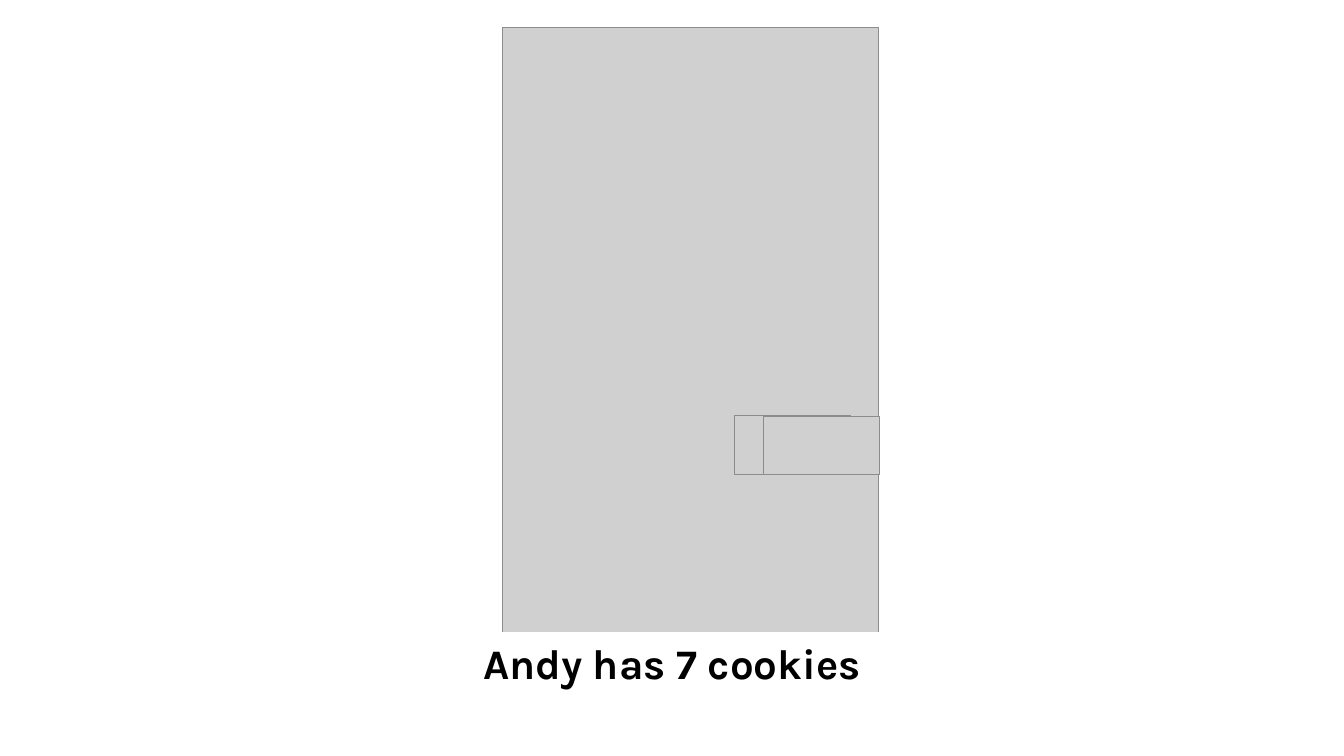
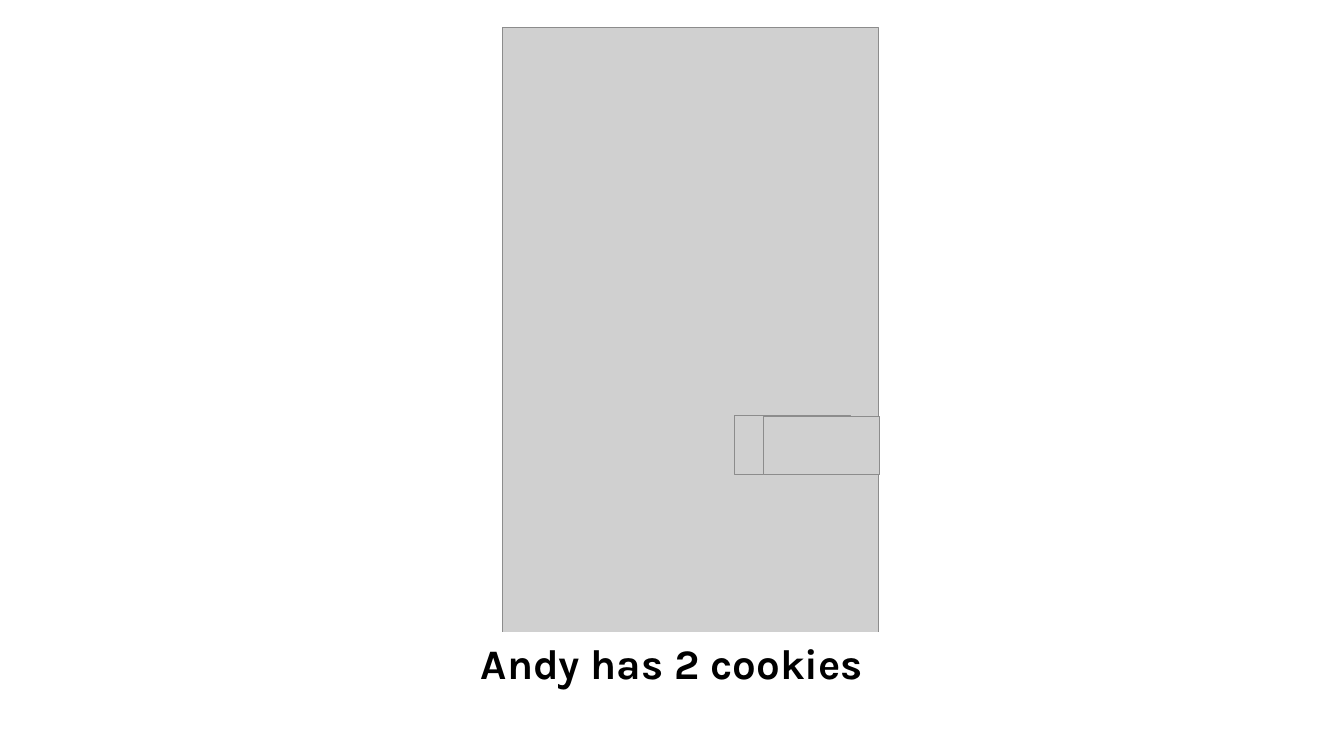
Before and after one commit to Katie-Lan/legal_cognition, a slide deck: slide 5 of code/experiments/experiment1/adults - v goes to zero/trailppt/andy and catherine vgo0.pptx. Drawn at 1344x756 pixels with LibreOffice and Linux fonts; fonts in the diff are those of the drawing; grey boxes stand for pictures; background and template pictures are left out. Boxes give left, top, right and bottom in pixels: in the first picture for what was removed or moved away, otherwise in the second. Text is boxed around its words. In the diff, an @@ line names an element or a change of style, - is before the commit and + after.

```diff
--- a/code/experiments/experiment1/adults - v goes to zero/trailppt/andy and catherine vgo0.pptx
+++ b/code/experiments/experiment1/adults - v goes to zero/trailppt/andy and catherine vgo0.pptx
@@ text at (481,649,863,690): text changed @@
-Andy has 7 cookies
+Andy has 2 cookies
```
Also in this commit, not shown: 4 other files.
